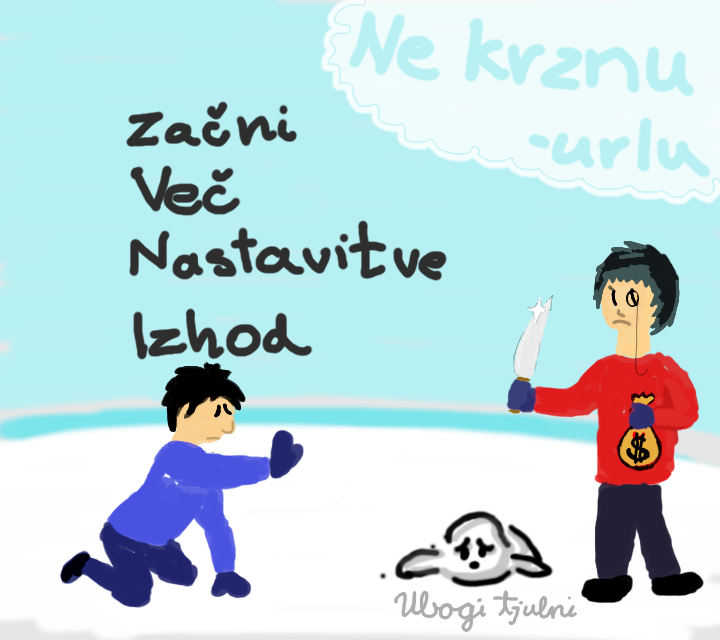
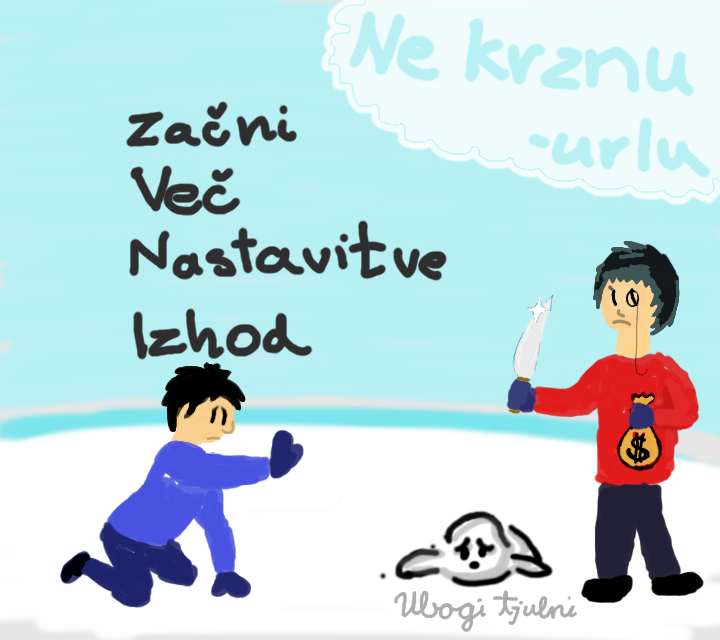
Before/after of a w=720, h=640 layered artwork. What changed in the layer stack:
painted on "lepotec" over [209, 401, 234, 426]
